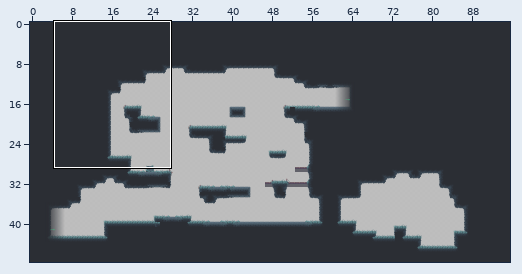
Two states of a Tiled map, Worlds/Forest/S6_3.tmx. The picture above shows the old version from afar; the outline marks the close-up.
Close-up. Before the edit:
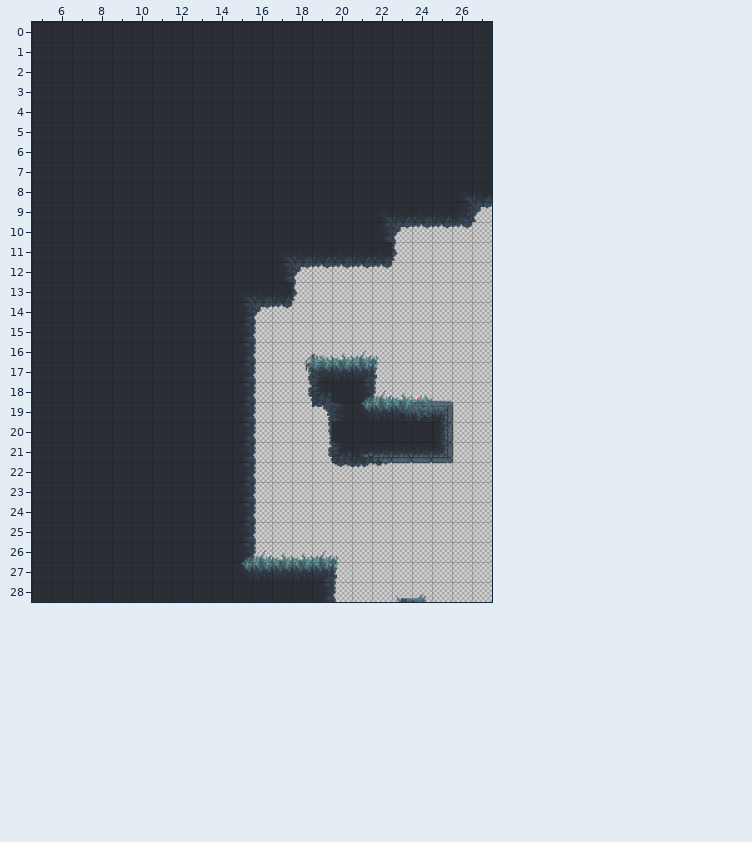
Cells are 160x160 px. Shown: x 5..27, y 0..28.
After the commit:
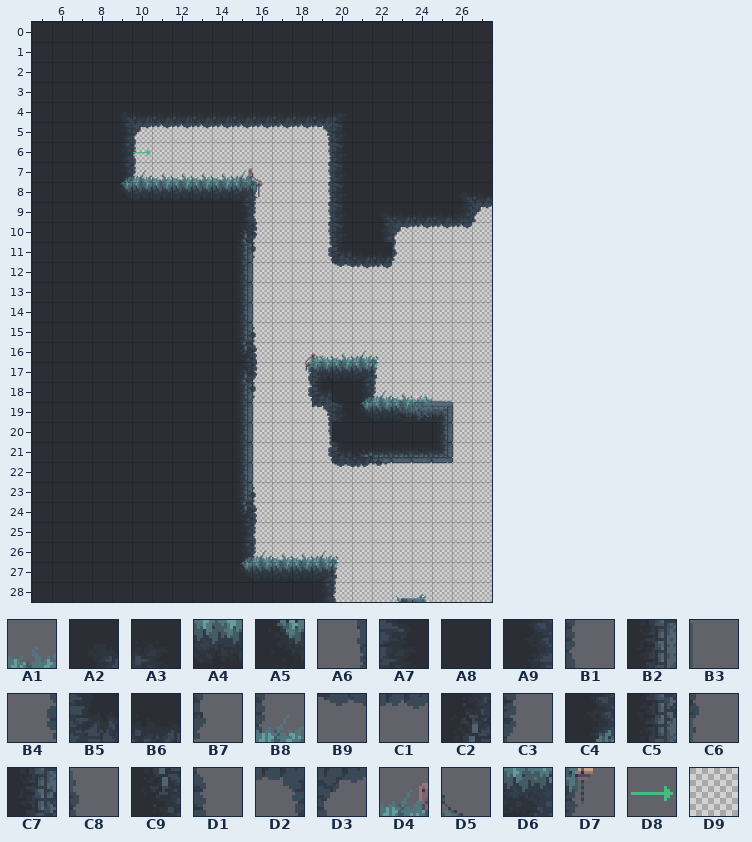
Key: from "Forest": A1 2, A2 5, A3 6, A4 18, A5 21, A6 32, A7 33, A8 34, A9 35, B1 36, B2 46, B3 47, B4 48, B5 49, B6 50, B7 52, B8 53, B9 65, C1 66, C2 74, C3 75, C4 85, C5 90, C6 91, C7 106, C8 107, C9 122, D1 123, D2 149, D3 150, D4 178, D5 179, D6 194, D7 195; from "Specials": D8 0 "arrow2"; from "wireframe_purple16": D9 0.
__ is an empty cell, ## one hidden under a higher layer.
Objects are placed by their top-left corner, in cells (3,4 is the top-left corner of cell 3,4); size is 1x1 cell unless given.
The exact change:
Layer "wireframe":
y 5..7: x 10..19 ## ## ## ## ## ## ## ## ## ## -> D9 D9 D9 D9 D9 D9 D9 D9 D9 D9
y 8..11: x 16..19 ## ## ## ## -> D9 D9 D9 D9
y 12..13: x 16..17 ## ## -> D9 D9
Layer "Platforms":
y 5..7: x 10..19 ## ## ## ## ## ## ## ## ## ## -> __ __ __ __ __ __ __ __ __ __
y 8..11: x 16..19 ## ## ## ## -> __ __ __ __
y 12..13: x 16..17 ## ## -> __ __
Layer "Grass":
y 4: x 9..20 A8 A8 A8 A8 A8 A8 A8 A8 A8 A8 A8 A8 -> A2 B6 B6 B6 B6 B6 B6 B6 B6 B6 B6 A3
y 5: x 9..20 A8 A8 A8 A8 A8 A8 A8 A8 A8 A8 A8 A8 -> A9 D3 C1 C1 C1 C1 C1 C1 C1 C1 D2 A7
y 6: x 9..20 A8 A8 A8 A8 A8 A8 A8 A8 A8 A8 A8 A8 -> A9 B1 __ __ __ __ __ __ __ __ A6 A7
y 7: x 9..20 A8 A8 A8 A8 A8 A8 A8 A8 A8 A8 A8 A8 -> C4 B8 A1 A1 A1 A1 D4 D5 __ __ A6 A7
y 8: x 9..20 A8 A8 A8 A8 A8 A8 A8 A8 A8 A8 A8 A8 -> A5 A4 A4 A4 A4 A4 D6 D7 __ __ A6 A7
y 9: x 15..20 A8 A8 A8 A8 A8 A8 -> A9 B1 __ __ A6 A7
y 10: x 15..20 A8 A8 A8 A8 A8 A8 -> C2 C3 __ __ A6 A7
y 11: x 15..20 A8 A8 A2 B6 B6 B6 -> C5 C6 __ __ B4 B5
y 12: x 15..20 A8 A8 A9 D3 C1 C1 -> B2 B3 __ __ __ B9
y 13: x 15..18 A2 B6 B6 B7 -> B2 B3 __ __
y 14: x 15..17 A9 D3 C1 -> B2 B3 __
y 15: x 15..16 A9 B1 -> C7 C8
y 16: x 15..16 A9 B1 -> C9 D1
y 17: x 15..16 A9 B1 -> C2 C3
y 18: x 15..16 A9 B1 -> C5 C6
y 19..22: x 15..16 A9 B1 -> B2 B3
y 23: x 15..16 A9 B1 -> C7 C8
y 24: x 15..16 A9 B1 -> C9 D1
Layer "Gate":
added: D8 "arrow2" at 10,6
